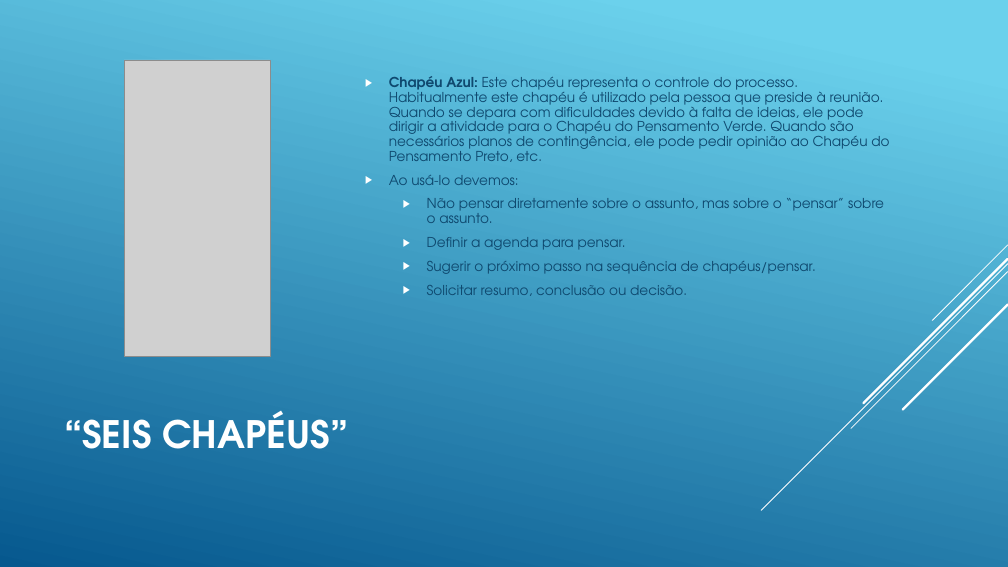
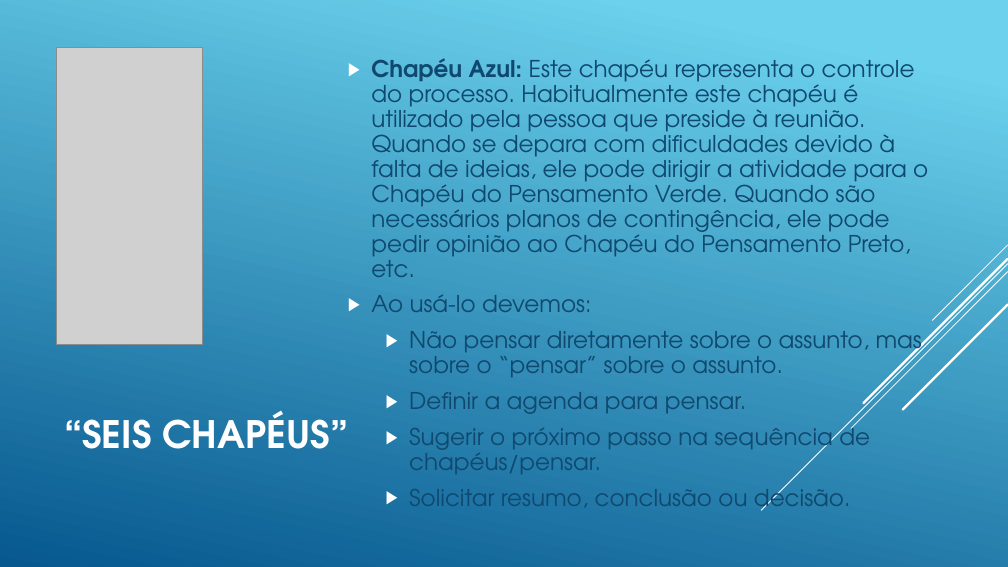
Before and after one commit to dfilitto/AlunosJogosDigitaisSenac, a slide deck: slide 32 of Slides/04 - Tecnicas para a criacao de jogos.pptx. Drawn at 1008x567 pixels with LibreOffice and Linux fonts; fonts in the diff are those of the drawing; grey boxes stand for pictures. Boxes give left, top, right and bottom in pixels: in the first picture for what was removed or moved away, otherwise in the second. Text is boxed around its words. In the diff, an @@ line names an element or a change of style, - is before the commit and + after.

```diff
--- a/Slides/04 - Tecnicas para a criacao de jogos.pptx
+++ b/Slides/04 - Tecnicas para a criacao de jogos.pptx
@@ picture: place and size @@
-picture at (124,60,270,356)
+picture at (57,48,203,344)
@@ text "Chapéu Azul: Este chapéu representa ...": place and size @@
-text "Chapéu Azul: Este chapéu representa ..." at (389,76,889,296)
+text "Chapéu Azul: Este chapéu representa ..." at (371,58,928,511)
@@ text "Chapéu Azul: Este chapéu representa ..." at (371,58,928,511): size 13 to 22 pt; more space between paragraphs @@
```
Also in this commit, not shown: 26 other slides changed.
